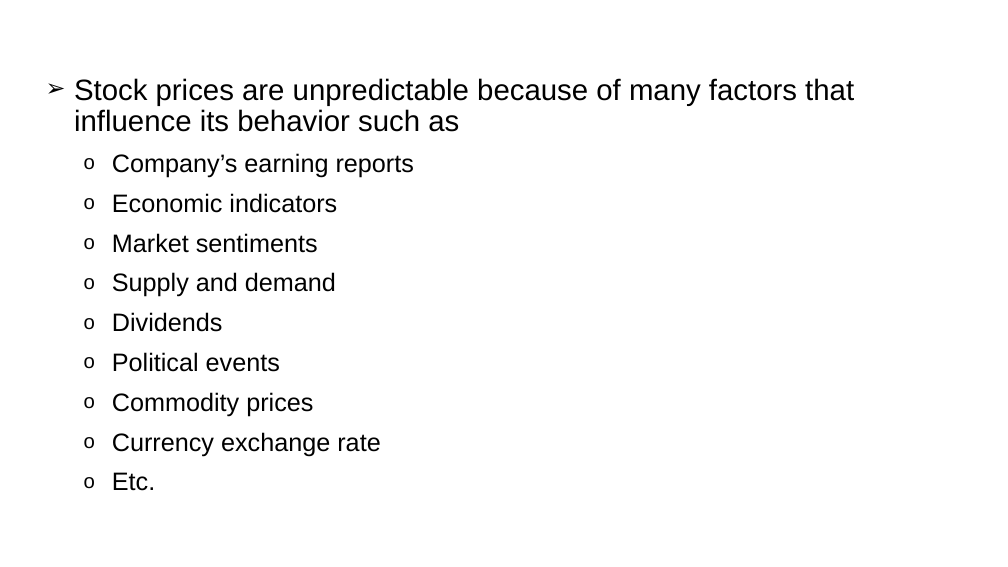
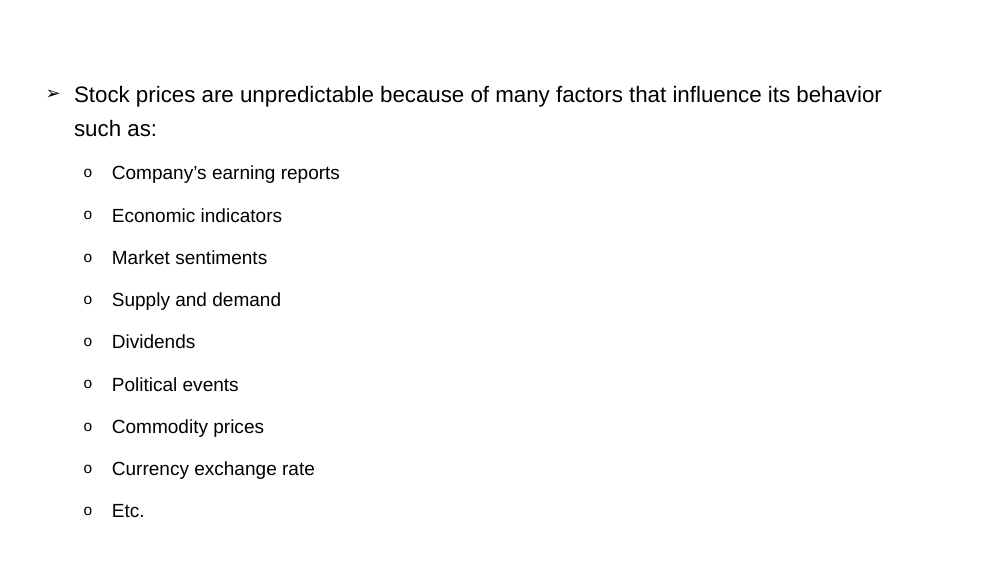
Before and after one commit to j-anne/dissertation-UEL-CN-7000, a slide deck: slide 7 of Thesis_presentation.Unicaf.pptx. Drawn at 1008x567 pixels with LibreOffice and Linux fonts; fonts in the diff are those of the drawing; background and template pictures are left out. Boxes give left, top, right and bottom in pixels: in the first picture for what was removed or moved away, otherwise in the second. Text is boxed around its words. In the diff, an @@ line names an element or a change of style, - is before the commit and + after.

```diff
--- a/Thesis_presentation.Unicaf.pptx
+++ b/Thesis_presentation.Unicaf.pptx
@@ text at box(74, 85, 882, 137): text changed; size 28 to 21.2 pt @@
-➢ Stock prices are unpredictable because of many factors that influence its behavior such as
+➢ Stock prices are unpredictable because of many factors that influence its behavior such as:
@@ text at box(112, 165, 340, 517): size 24 to 18.1 pt in "Company’s earning reports", "Economic indicators", "Market sentiments", "Supply and demand" and 5 more places; line spacing 0.9 to 1.3 @@
```
Also in this commit, not shown: 16 other slides changed, 6 slides added, 2 slides removed.
